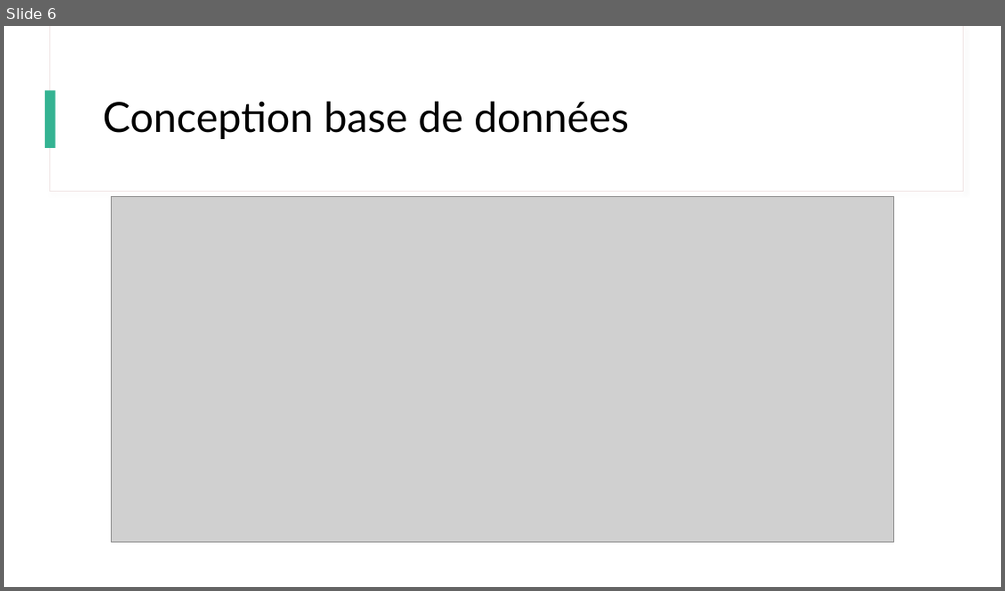
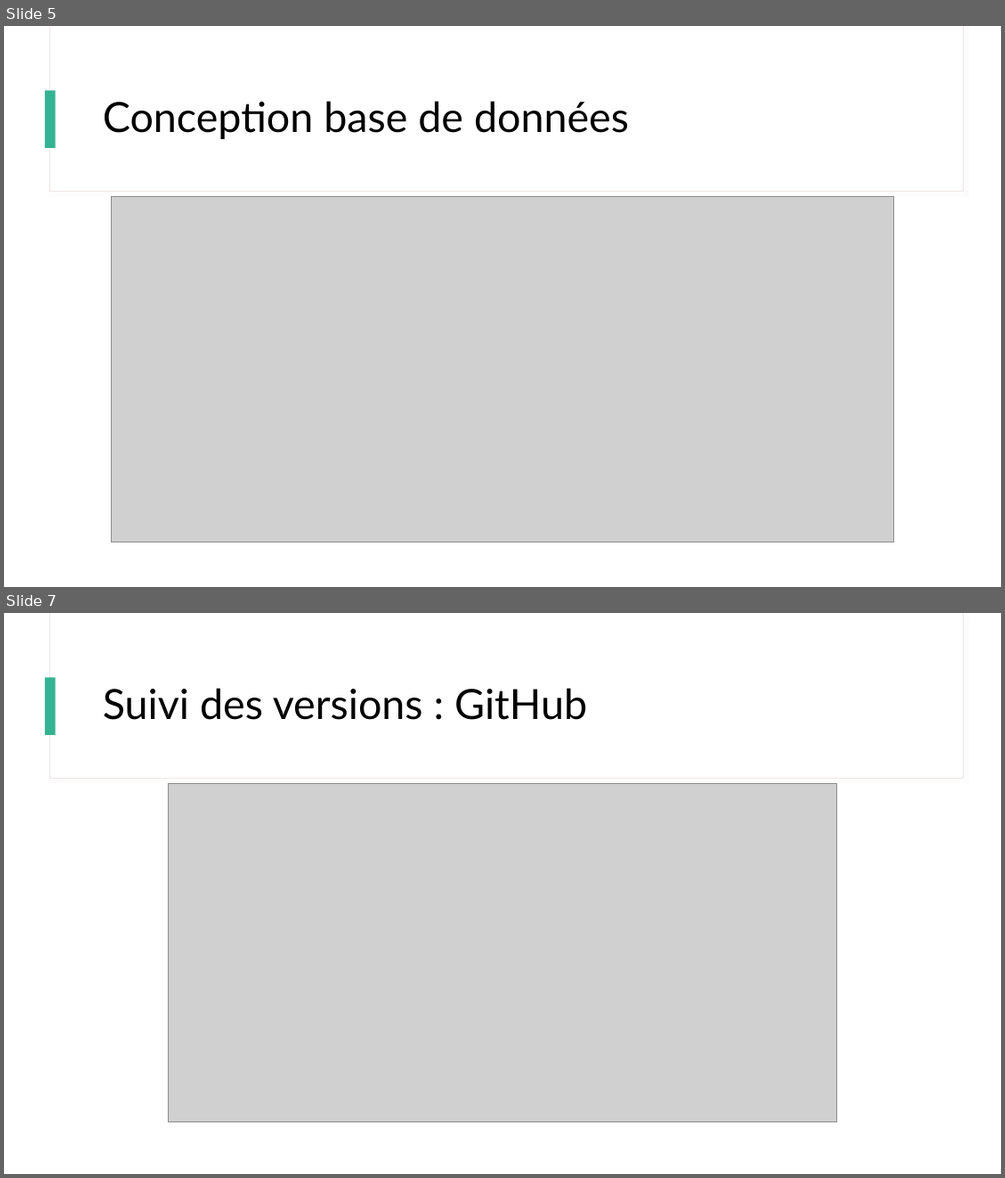
Before and after one commit to emmanuelNono/SiteWeb_Handball, a slide deck: Site web association handball.pptx. Shown one above the other, each under a label of ours: slide 6 before the commit, slides 5 and 7 after it; the slides between them are not shown. The pictures are 1005x591 and 1005x1178 pixels, drawn with LibreOffice and Linux fonts; fonts in the diff are those of the drawing; grey boxes stand for pictures. Boxes give left, top, right and bottom in pixels: in the first picture for what was removed or moved away, otherwise in the second. Text is boxed around its words. In the diff, an @@ line names an element or a change of style, - is before the commit and + after.

```diff
--- a/Site web association handball.pptx
+++ b/Site web association handball.pptx
@@ slide 7 added at [4, 613, 1001, 1174], background #FFFFFF; not listed: 3 template elements that a slide beside it also shows @@
@@ title added at [103, 688, 587, 720], 40 pt, text #000000 @@
+Suivi des versions : GitHub
@@ picture added at [169, 784, 837, 1122] @@
@@ what was slide 6 is now slide 5 @@
```
Also in this commit, not shown: 1 slide changed, 1 slide removed.
